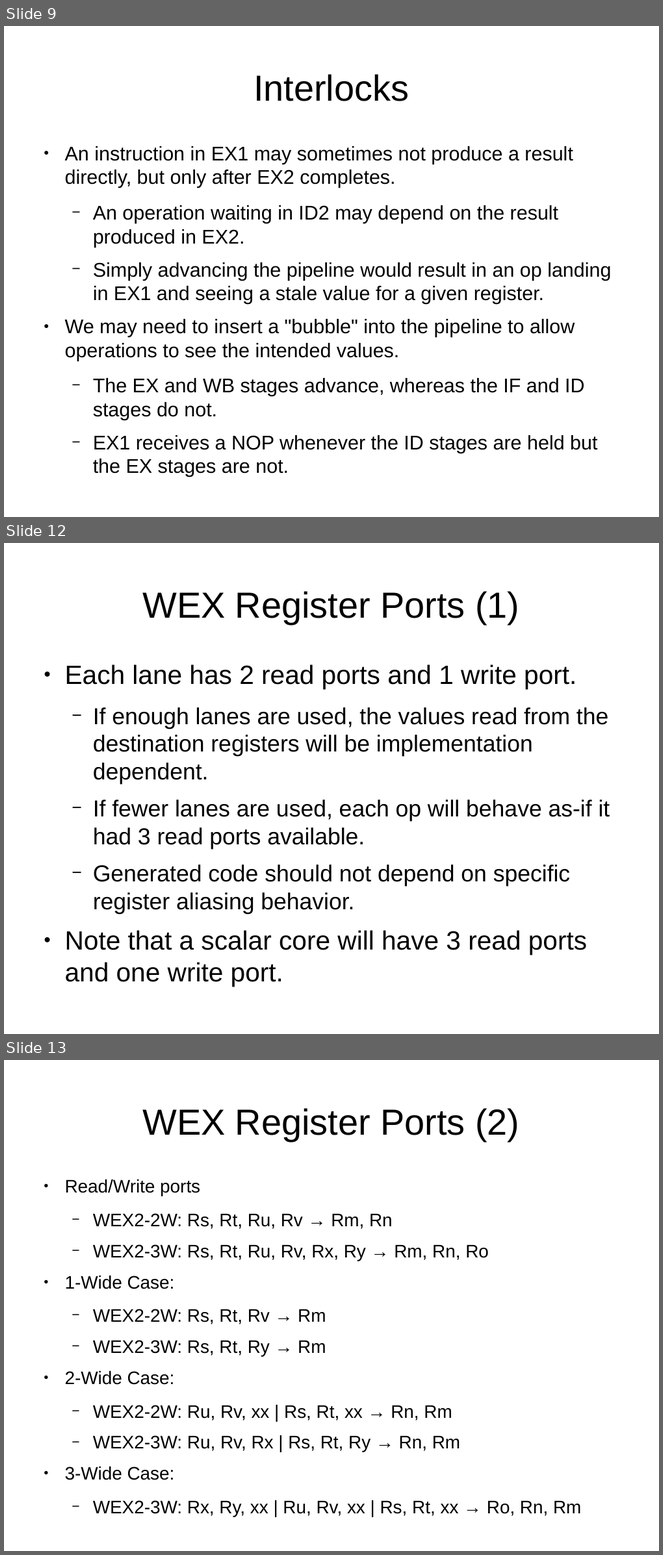
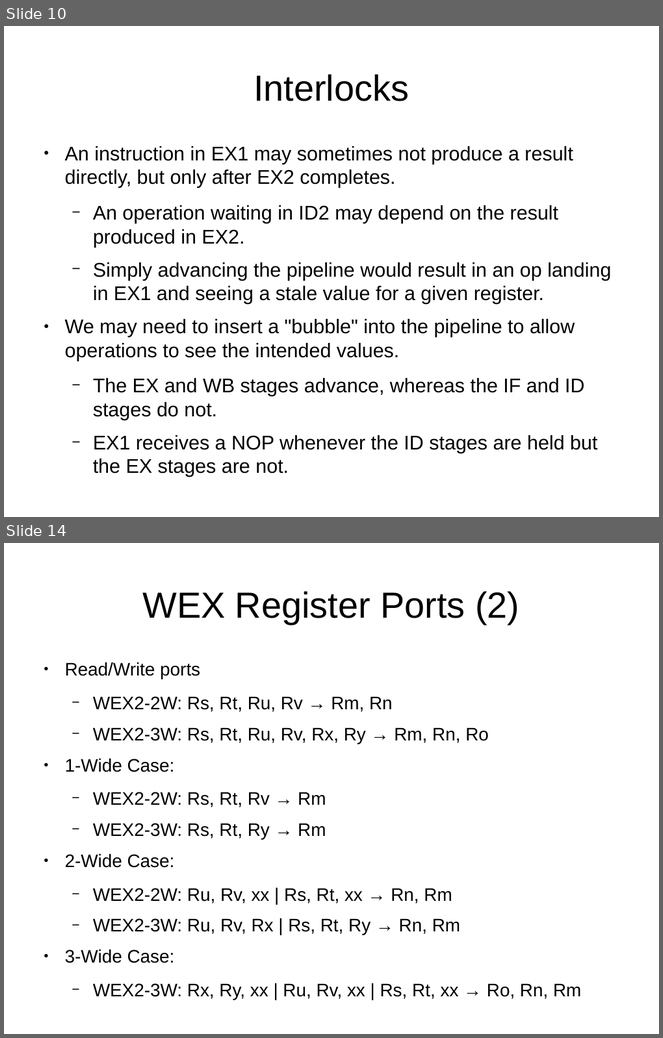
Before and after one commit to cr88192/bgbtech_btsr1arch, a slide deck: docs/slides/BJX2 Core 1.odp. Shown one above the other, each under a label of ours: slides 9, 12 and 13 before the commit, slides 10 and 14 after it; the slides between them are not shown. The pictures are 663x1555 and 663x1038 pixels, drawn with LibreOffice and Linux fonts; fonts in the diff are those of the drawing. Boxes give left, top, right and bottom in pixels: in the first picture for what was removed or moved away, otherwise in the second. Text is boxed around its words. In the diff, an @@ line names an element or a change of style, - is before the commit and + after.

```diff
--- a/docs/slides/BJX2 Core 1.odp
+++ b/docs/slides/BJX2 Core 1.odp
@@ slide 12 removed at (x1=4, y1=543, x2=659, y2=1034), background #FFFFFF @@
@@ title removed at (x1=142, y1=591, x2=519, y2=624) @@
-WEX Register Ports (1)
@@ text removed at (x1=65, y1=665, x2=610, y2=986) @@
-● Each lane has 2 read ports and 1 write port.
-  − If enough lanes are used, the values read from the destination registers will be implementation dependent.
-  − If fewer lanes are used, each op will behave as-if it had 3 read ports available.
-  − Generated code should not depend on specific register aliasing behavior.
-● Note that a scalar core will have 3 read ports and one write port.
@@ what was slide 9 is now slide 10 @@
@@ what was slide 13 is now slide 14 @@
```
Also in this commit, not shown: 9 slides changed, 5 slides added, 19 other files.
